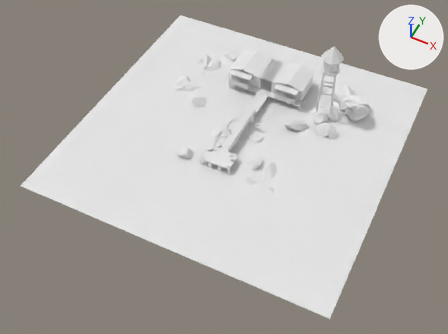
The Blender file Arte/Blender/liria_master.blend: old version first, new version second.
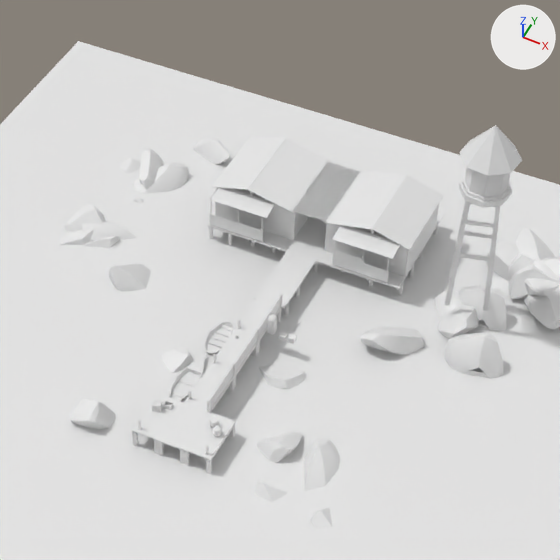
Each version appears first whole from a 50 mm camera at (36.2, -83.0, 85.7) aimed at (1.3, -13.0, -1.7), and next in a close-up on the part from 34% to 80% of the width and 0% to 62% of the height. Arrows for +X, +Y and +Z are at upper right; the lights stay in place. The first two pictures are the older version.

Names of what the first close-up shows: 'Agua_provisional', 'B_Rocks2_00', 'B_Rocks2_01', 'B_Rocks2_02', 'B_Rocks2_03', 'Base.001', 'Roofing_04', 'Roofing_05', 'Roofing_07', 'Roofing_08', 'Roofing_09', 'Roofing_11', 'S_Rock2_09', 'Walls', 'Walls_04', 'Water_Tower' and 41 more.
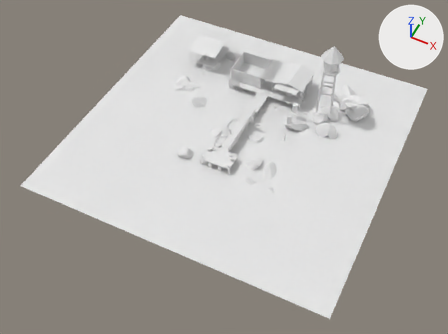
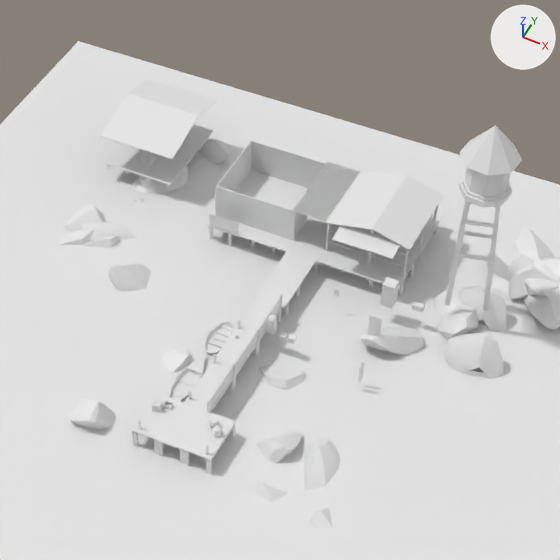
Pixel boxes (x1, y1, x2, y2) of what changed, in the close-ups (560 x 560 px):
'Roofing_05', reshaped (88% narrower, 71% shorter): before (211, 136, 331, 218); after (368, 315, 382, 338)
'Roofing_09', reshaped (310% wider, 286% taller): before (361, 263, 389, 283); after (100, 79, 218, 159)
'Roofing_08', reshaped: before (332, 250, 364, 274); after (106, 124, 213, 188)
'Walls_04', reshaped: before (325, 204, 439, 277); after (412, 301, 425, 312)
'Roofing_07', reshaped (26% narrower, 57% taller): before (237, 222, 263, 242); after (380, 277, 399, 309)
part 1 of me_cube_068, added: after (106, 124, 213, 188)
part 2 of me_cube_068, deleted: before (332, 250, 364, 274)
part 3 of me_cube_058, added: after (368, 315, 382, 338)
part 4 of me_cube_058, deleted: before (212, 136, 286, 190)
part 5 of me_cube_058, deleted: before (247, 138, 331, 213)
part 6 of me_cube_058, deleted: before (211, 188, 275, 218)
part 8 of me_cube_072, deleted: before (361, 263, 389, 283)
part 9 of me_cube_067, added: after (412, 301, 425, 312)
part 10 of me_cube_067, deleted: before (325, 223, 408, 277)
part 11 of me_cube_067, deleted: before (405, 204, 439, 276)
'Walls', unchanged, uncovered by the edit: before (215, 188, 307, 241); after (215, 140, 326, 241)

What changed in the scene script:
```text
Change me_cube_058:
    remove me_cube_058.from_pydata(...)  # 24 vertices, 18 faces; spans x -10.6..-3.63, y -17.26..-8.95, z 2.76..3.8
    remove me_cube_058.materials.append(mat_liria_chapa)  # white #e7e7e7
    remove me_cube_058.materials.append(mat_liria_chapa)  # white #e7e7e7
    remove me_cube_058.materials.append(mat_liria_chapa)  # white #e7e7e7
    add me_cube_058.from_pydata(...)  # 32 vertices, 28 faces; spans x 5.49..6.42, y -22.96..-22.83, z 0.03..2.11
    me_cube_058 part 3: a new loose piece, a box spanning x 5.494..6.418, y -22.906..-22.828, z 0.027..2.115, in mat_liria_varios (white #e7e7e7)
    me_cube_058 part 4: the loose piece of 8 vertices spanning x -10.6..-7.53, y -15.96..-8.95, z 2.89..3.8 is deleted
    me_cube_058 part 5: the loose piece of 8 vertices spanning x -7.55..-3.63, y -15.96..-8.95, z 2.89..3.78 is deleted
    me_cube_058 part 6: the loose piece of 8 vertices spanning x -10.0..-5.32, y -17.26..-15.63, z 2.76..3.07 is deleted
    other edits to the shape of me_cube_058 do not show in these pictures
    add me_cube_058.materials.append(mat_liria_varios)  # white #e7e7e7
    add me_cube_058.materials.append(mat_liria_varios)  # white #e7e7e7
    add me_cube_058.materials.append(mat_liria_varios)  # white #e7e7e7
Change me_cube_067:
    remove me_cube_067.from_pydata(...)  # 40 vertices, 28 faces; spans x -1.07..5.55, y -15.71..-9.34, z -0.05..2.88
    add me_cube_067.from_pydata(...)  # 8 vertices, 6 faces; spans x 7.35..8.18, y -18.98..-18.54, z 0.19..0.63
    me_cube_067 part 9: a new loose piece, a box spanning x 7.35..8.18, y -18.98..-18.54, z 0.19..0.63, in mat_liria_chapa (white #e7e7e7)
    me_cube_067 part 10: the loose piece of 8 vertices spanning x -1.04..5.5, y -15.71..-15.62, z -0.05..2.88 is deleted
    me_cube_067 part 11: the loose piece of 8 vertices spanning x 5.46..5.55, y -15.69..-9.35, z -0.05..2.88 is deleted
    other edits to the shape of me_cube_067 do not show in these pictures
Change me_cube_068:
    remove me_cube_068.from_pydata(...)  # 8 vertices, 6 faces; spans x 0.11..2.59, y -17.01..-16.98, z 0.09..1.58
    add me_cube_068.from_pydata(...)  # 192 vertices, 123 faces; spans x -21.05..-15.19, y -14.05..-6.13, z -0.29..0.0
    me_cube_068 part 1: 192 vertices added at x -21.05..-15.19, y -14.05..-6.13, z -0.29..0.0
    me_cube_068 part 2: 8 vertices removed from x 0.11..2.59, y -17.01..-16.98, z 0.09..1.58
Change me_cube_071:
    remove me_cube_071.from_pydata(...)  # 8 vertices, 6 faces; spans x -7.85..-5.68, y -17.03..-16.97, z 0.09..1.23
    add me_cube_071.from_pydata(...)  # 8 vertices, 6 faces; spans x 5.06..5.99, y -19.44..-18.51, z 0.03..2.07
    me_cube_071 part 7
    me_cube_071.vertices[0].co: (-7.85, -17.03, 0.09) -> (5.06, -19.44, 0.03)  # pixel (236, 233) -> pixel (380, 305)
    me_cube_071.vertices[1].co: (-7.85, -17.03, 1.23) -> (5.06, -19.44, 2.07)  # pixel (237, 222) -> pixel (382, 284)
    me_cube_071.vertices[2].co: (-7.85, -16.99, 0.09) -> (5.06, -18.51, 0.03)  # pixel (237, 233) -> not seen
    me_cube_071.vertices[3].co: (-7.85, -16.99, 1.23) -> (5.06, -18.51, 2.07)  # pixel (237, 222) -> pixel (387, 276)
    me_cube_071.vertices[4].co: (-5.68, -17.0, 0.09) -> (5.99, -19.44, 0.03)  # pixel (262, 241) -> pixel (391, 308)
    me_cube_071.vertices[5].co: (-5.68, -17.0, 1.23) -> (5.99, -19.44, 2.07)  # pixel (263, 230) -> pixel (394, 288)
    me_cube_071.vertices[6].co: (-5.68, -16.97, 0.09) -> (5.99, -18.51, 0.03)  # pixel (262, 241) -> pixel (396, 301)
    me_cube_071.vertices[7].co: (-5.68, -16.97, 1.23) -> (5.99, -18.51, 2.07)  # pixel (263, 230) -> pixel (399, 280)
Change me_cube_072:
    remove me_cube_072.from_pydata(...)  # 8 vertices, 6 faces; spans x 2.47..4.63, y -17.03..-16.97, z 0.09..1.23
    add me_cube_072.from_pydata(...)  # 16 vertices, 12 faces; spans x -21.34..-14.91, y -14.06..-5.98, z 2.69..3.87
    me_cube_072 part 8: 8 vertices removed from x 2.47..4.63, y -17.03..-16.97, z 0.09..1.23
    other edits to the shape of me_cube_072 do not show in these pictures
```
